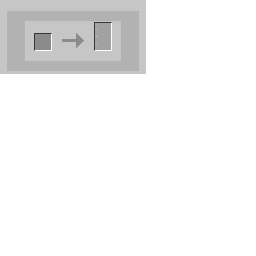
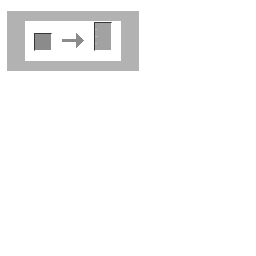
Comparing the layer stacks of the two w=256, h=256 images. Changes:
renamed "Layer 4" to "Items", painted on it over [0,0,146,74]
